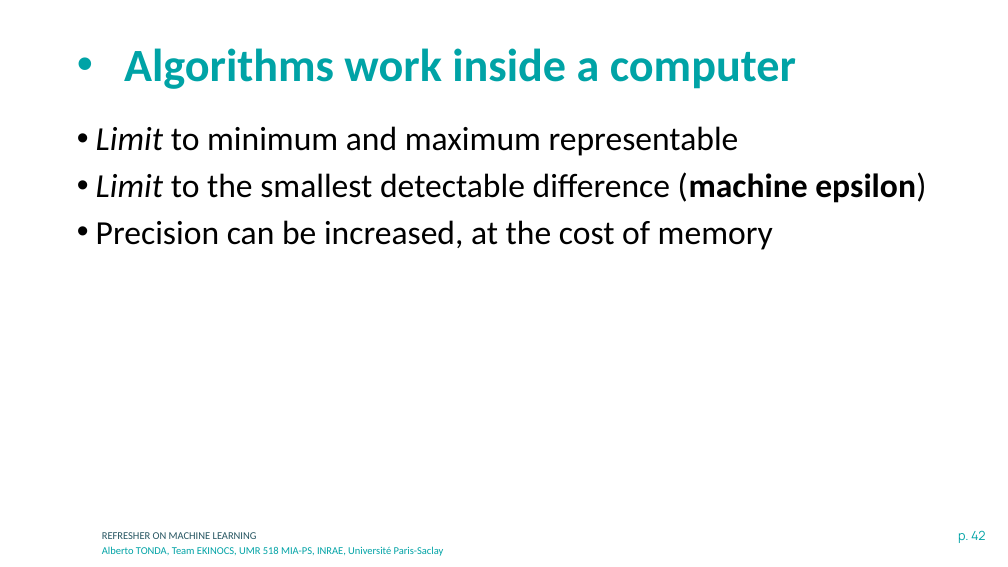
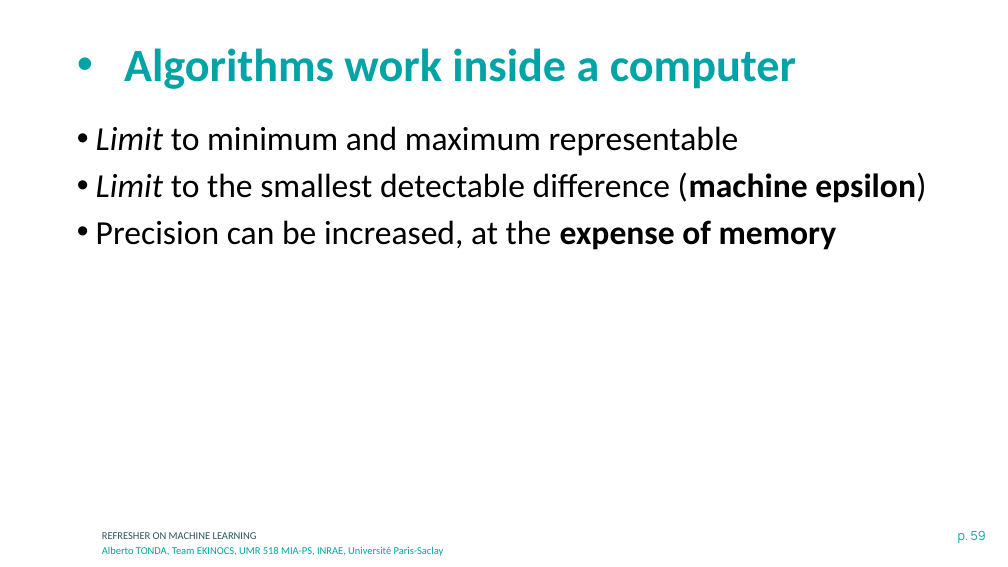
Before and after one commit to albertotonda/teaching, a slide deck: slide 59 of deep-learning-in-practice-with-pytorch/0-machine-learning.pptx (slide 42 before the commit). Drawn at 1008x567 pixels with LibreOffice and Linux fonts; fonts in the diff are those of the drawing; background and template pictures are left out. Boxes give left, top, right and bottom in pixels: in the first picture for what was removed or moved away, otherwise in the second. Text is boxed around its words. In the diff, an @@ line names an element or a change of style, - is before the commit and + after.

```diff
--- a/deep-learning-in-practice-with-pytorch/0-machine-learning.pptx
+++ b/deep-learning-in-practice-with-pytorch/0-machine-learning.pptx
@@ text at [96, 220, 837, 250]: text changed @@
-• Precision can be increased, at the cost of memory
+• Precision can be increased, at the expense of memory
@@ page number at [958, 530, 986, 543]: text changed @@
-p. 42
+p. 59
```
Also in this commit, not shown: 22 other slides changed, 19 slides added, 1 slide removed, 10 other files.
